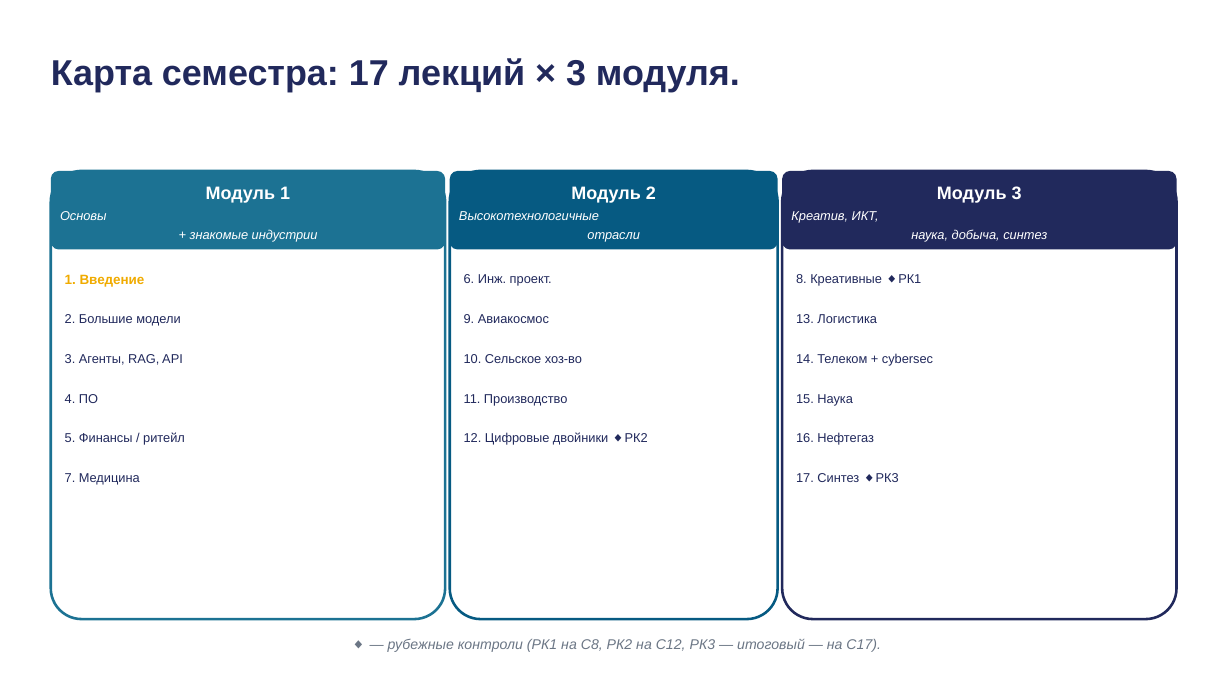
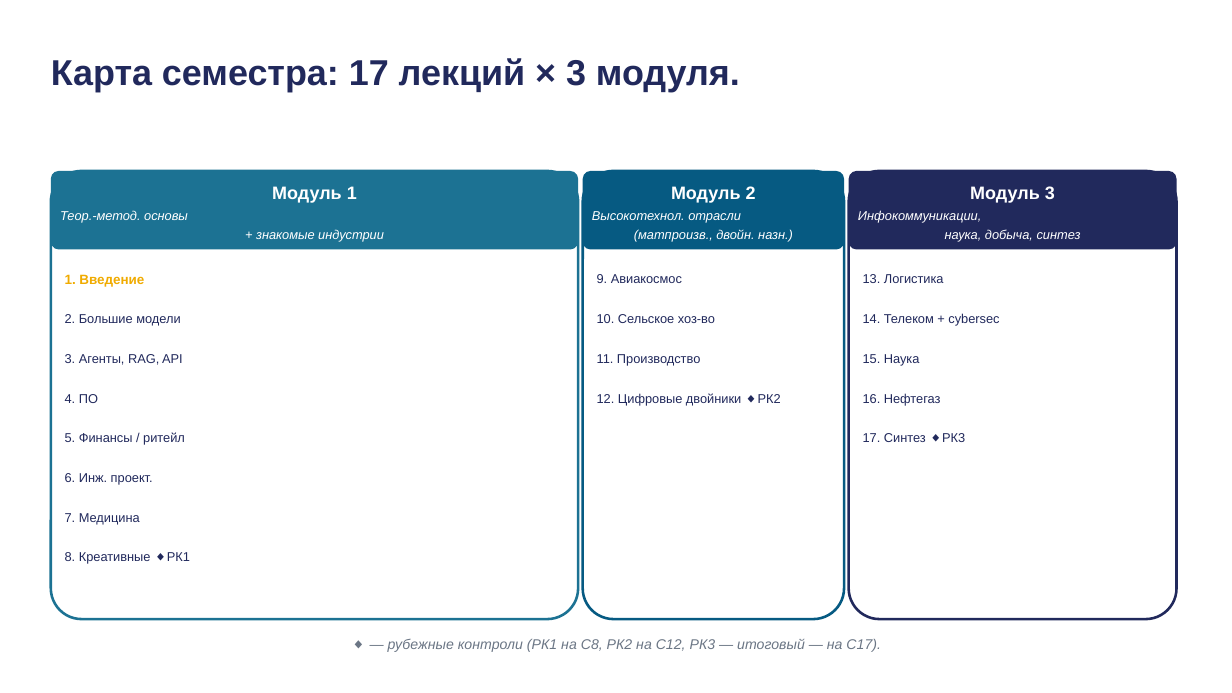
Before and after one commit to tellina-study/AI-usage-lessons, a slide deck: slide 31 of library/lectures/lec-01/rendered/lec-01.pptx. Drawn at 1232x693 pixels with LibreOffice and Linux fonts; fonts in the diff are those of the drawing. Boxes give left, top, right and bottom in pixels: in the first picture for what was removed or moved away, otherwise in the second. Text is boxed around its words. In the diff, an @@ line names an element or a change of style, - is before the commit and + after.

```diff
--- a/library/lectures/lec-01/rendered/lec-01.pptx
+++ b/library/lectures/lec-01/rendered/lec-01.pptx
@@ text "Модуль 1" moved from (x1=206, y1=186, x2=290, y2=203) to (x1=272, y1=186, x2=357, y2=203) @@
@@ rounded rectangle resized from (x1=51, y1=171, x2=445, y2=619) to (x1=51, y1=171, x2=579, y2=619) @@
@@ rounded rectangle resized from (x1=51, y1=171, x2=445, y2=250) to (x1=51, y1=171, x2=579, y2=250) @@
@@ proportions changed in 3 elements at (x1=51, y1=171, x2=579, y2=619), (x1=849, y1=171, x2=1177, y2=619), (x1=583, y1=171, x2=845, y2=619) @@
@@ text "Модуль 2" moved from (x1=571, y1=186, x2=656, y2=203) to (x1=671, y1=186, x2=756, y2=203) @@
@@ rounded rectangle resized from (x1=450, y1=171, x2=778, y2=619) to (x1=583, y1=171, x2=845, y2=619) @@
@@ rounded rectangle resized from (x1=450, y1=171, x2=778, y2=250) to (x1=583, y1=171, x2=845, y2=250) @@
@@ text "Модуль 3" moved from (x1=937, y1=186, x2=1022, y2=203) to (x1=970, y1=186, x2=1055, y2=203) @@
@@ rounded rectangle resized from (x1=783, y1=171, x2=1177, y2=619) to (x1=849, y1=171, x2=1177, y2=619) @@
@@ rounded rectangle resized from (x1=783, y1=171, x2=1177, y2=250) to (x1=849, y1=171, x2=1177, y2=250) @@
@@ text at (x1=60, y1=210, x2=384, y2=242): text changed @@
-Основы
-+ знакомые индустрии
+Теор.-метод. основы
++ знакомые индустрии
@@ text removed at (x1=459, y1=211, x2=640, y2=242) @@
-Высокотехнологичные
-отрасли
@@ text added at (x1=592, y1=211, x2=793, y2=242), 10 pt, text #FFFFFF, italic @@
+Высокотехнол. отрасли
+(матпроизв., двойн. назн.)
@@ text at (x1=858, y1=210, x2=1081, y2=242): text changed @@
-Креатив, ИКТ,
-наука, добыча, синтез
+Инфокоммуникации,
+наука, добыча, синтез
@@ text "9. Авиакосмос" moved from (x1=464, y1=314, x2=549, y2=323) to (x1=597, y1=274, x2=682, y2=283) @@
@@ text "13. Логистика" moved from (x1=796, y1=314, x2=877, y2=323) to (x1=863, y1=274, x2=944, y2=283) @@
@@ text "10. Сельское хоз-во" moved from (x1=464, y1=354, x2=582, y2=363) to (x1=597, y1=314, x2=715, y2=323) @@
@@ text "14. Телеком + cybersec" moved from (x1=796, y1=353, x2=933, y2=366) to (x1=863, y1=313, x2=999, y2=326) @@
@@ text "11. Производство" moved from (x1=464, y1=394, x2=567, y2=405) to (x1=597, y1=354, x2=700, y2=366) @@
@@ text "15. Наука" moved from (x1=796, y1=394, x2=853, y2=405) to (x1=863, y1=354, x2=920, y2=366) @@
@@ text "12. Цифровые двойники ◆РК2" moved from (x1=464, y1=432, x2=648, y2=445) to (x1=597, y1=393, x2=781, y2=405) @@
@@ text "16. Нефтегаз" moved from (x1=796, y1=432, x2=874, y2=445) to (x1=863, y1=393, x2=941, y2=405) @@
@@ text "17. Синтез ◆РК3" moved from (x1=796, y1=473, x2=899, y2=482) to (x1=863, y1=433, x2=965, y2=442) @@
@@ text "6. Инж. проект." moved from (x1=464, y1=274, x2=552, y2=286) to (x1=65, y1=473, x2=153, y2=485) @@
@@ text "7. Медицина" moved from (x1=65, y1=473, x2=140, y2=485) to (x1=65, y1=513, x2=140, y2=525) @@
@@ text "8. Креативные ◆РК1" moved from (x1=796, y1=274, x2=921, y2=286) to (x1=65, y1=552, x2=190, y2=564) @@
```
Also in this commit, not shown: 5 other files.
